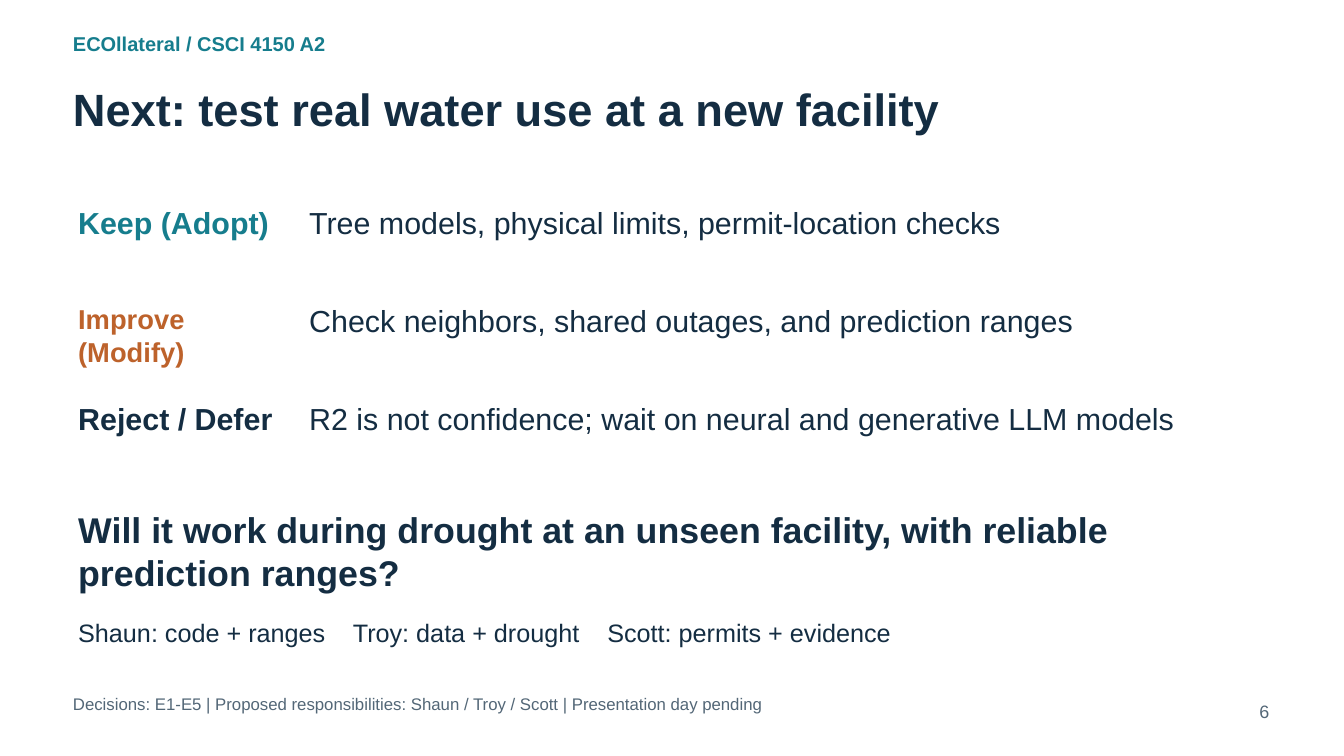
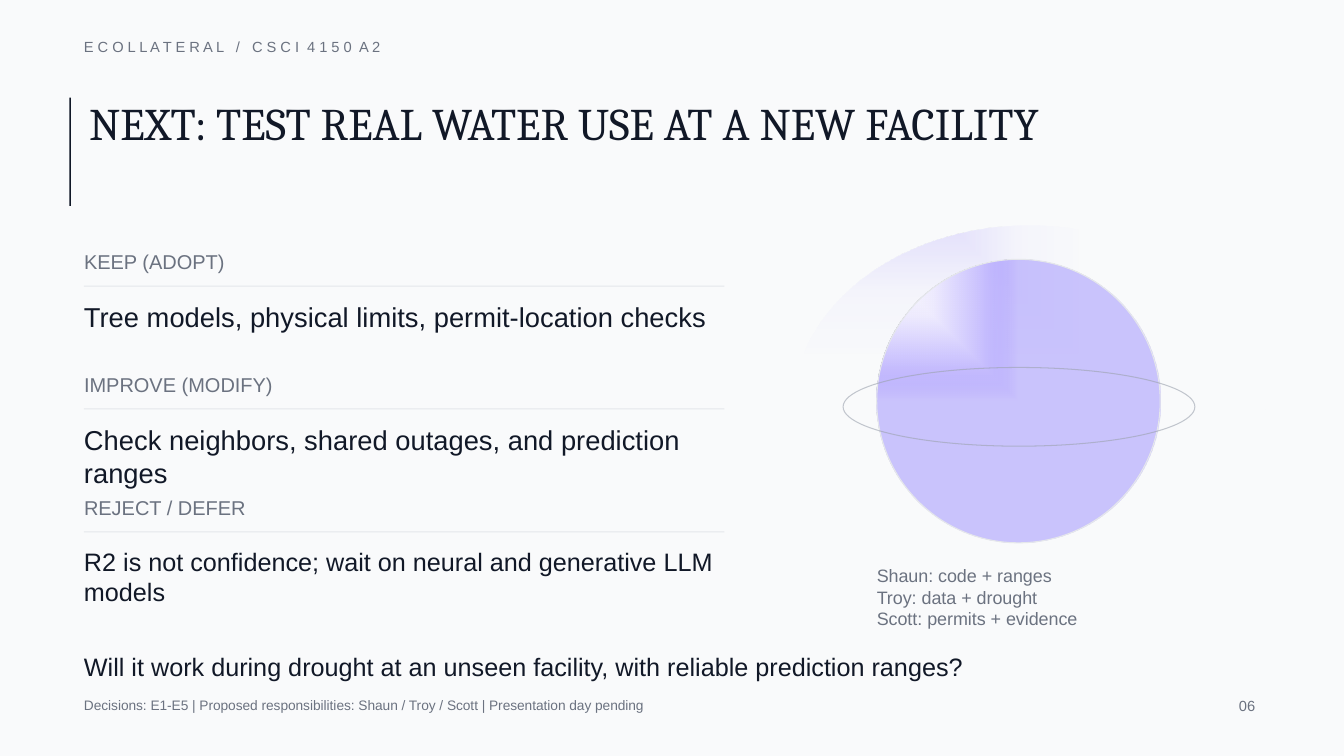
Before and after one commit to ScottLiu12/ECOllateral, a slide deck: slide 6 of docs/a2/review-slides.pptx. Drawn at 1344x756 pixels with LibreOffice and Linux fonts; fonts in the diff are those of the drawing. Boxes give left, top, right and bottom in pixels: in the first picture for what was removed or moved away, otherwise in the second. Text is boxed around its words. In the diff, an @@ line names an element or a change of style, - is before the commit and + after.

```diff
--- a/docs/a2/review-slides.pptx
+++ b/docs/a2/review-slides.pptx
@@ background #FFFFFF to #F9FAFB @@
@@ ellipse added at [694,0,1240,246], fill gradient #9382FF @@
@@ text removed at [73,36,326,52] @@
-ECOllateral / CSCI 4150 A2
@@ text added at [84,42,380,52], 10.5 pt, text #6B7280 @@
+E C O L L A T E R A L / C S C I 4 1 5 0 A 2
@@ rectangle added at [70,98,72,206], fill #111827 @@
@@ text at [89,109,1038,141]: text changed; font Arial to Cambria; text colour #142D42 to #111827; bold off @@
-Next: test real water use at a new facility
+NEXT: TEST REAL WATER USE AT A NEW FACILITY
@@ ellipse added at [792,226,1265,594], fill gradient #9382FF @@
@@ text at [84,254,224,273]: text changed; size 21.8 to 14.2 pt; text colour #167D8D to #6B7280; bold off @@
-Keep (Adopt)
+KEEP (ADOPT)
@@ ellipse added at [877,259,1160,542], fill gradient #FFFFFF to #EEEBFF to #C8BFFF to #9382FF, outline #E5E7EB 0.75 pt @@
@@ rectangle added at [84,285,724,286], fill #E5E7EB @@
@@ text "Tree models, physical limits, permit-location ...": place and size @@
-text "Tree models, physical limits, permit-location ..." at [309,212,1001,240]
+text "Tree models, physical limits, permit-location ..." at [84,307,706,332]
@@ text "Tree models, physical limits, permit-location ..." at [84,307,706,332]: size 21.8 to 19.5 pt, text colour #142D42 to #111827 @@
@@ text at [84,377,273,396]: text changed; size 19.5 to 14.2 pt; text colour #BD622B to #6B7280; bold off @@
-Improve (Modify)
+IMPROVE (MODIFY)
@@ ellipse added at [843,368,1195,447], outline #9CA3AF 0.75 pt @@
@@ rectangle added at [84,408,724,409], fill #E5E7EB @@
@@ text "Check neighbors, shared outages, and ..." at [84,430,679,488]: size 21.8 to 19.5 pt, text colour #142D42 to #111827 @@
@@ text "Check neighbors, shared outages, and ...": place and size @@
-text "Check neighbors, shared outages, and ..." at [309,310,1073,338]
+text "Check neighbors, shared outages, and ..." at [84,430,679,488]
@@ text at [84,501,246,515]: text changed; size 21.8 to 14.2 pt; text colour #142D42 to #6B7280; bold off @@
-Reject / Defer
+REJECT / DEFER
@@ rectangle added at [84,531,724,532], fill #E5E7EB @@
@@ text "R2 is not confidence; wait ...": place and size @@
-text "R2 is not confidence; wait ..." at [309,408,1174,436]
+text "R2 is not confidence; wait ..." at [84,552,713,602]
@@ text "R2 is not confidence; wait ..." at [84,552,713,602]: size 21.8 to 18 pt, text colour #142D42 to #111827 @@
@@ text at [877,569,1077,629]: text changed; size 18 to 12.8 pt; text colour #142D42 to #6B7280 @@
-Shaun: code + ranges Troy: data + drought Scott: permits + evidence
+Shaun: code + ranges
+Troy: data + drought
+Scott: permits + evidence
@@ text "Will it work during drought ...": place and size @@
-text "Will it work during drought ..." at [78,517,1108,593]
+text "Will it work during drought ..." at [84,657,963,681]
@@ text "Will it work during drought ..." at [84,657,963,681]: size 25.5 to 18 pt, text colour #142D42 to #111827, bold off @@
@@ text "Decisions: E1-E5 | Proposed responsibilities: ...": place and size @@
-text "Decisions: E1-E5 | Proposed responsibilities: ..." at [73,698,762,714]
+text "Decisions: E1-E5 | Proposed responsibilities: ..." at [84,700,644,713]
@@ text "Decisions: E1-E5 | Proposed responsibilities: ..." at [84,700,644,713]: size 12 to 9.8 pt, text colour #536777 to #6B7280 @@
@@ text added at [1239,701,1255,711], 10.5 pt, text #6B7280 @@
+06
@@ text removed at [1259,705,1269,718] @@
-6
```
Also in this commit, not shown: 5 other slides changed, 5 other files.
